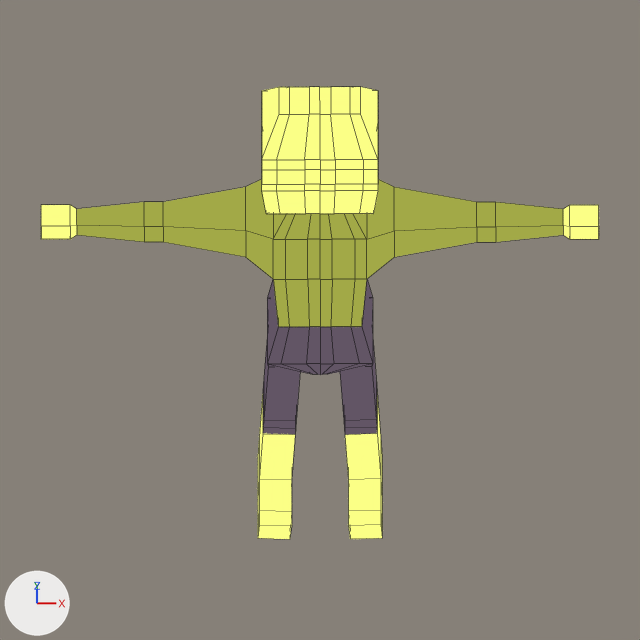
The Blender file bleed-client/blender/Zombie.blend, before and after one commit.
Rendered twice from the file's camera 'Camera.001'. The axes (+X, +Y, +Z) are drawn at lower left. The lights are the same throughout. Mesh edges are drawn as thin lines.

The older version as bpy lines, for what is in view:
```python
mat_material_001 = emission_material('Material.001')
mat_material_001.texture = img_shade1_png
me_cube_001 = bpy.data.meshes.new('Cube.001')
me_cube_001.from_pydata(...)  # 154 vertices, 140 faces; spans x 0.0..5.97, y -1.05..1.82, z -3.81..7.66
me_cube_001.materials.append(mat_material_001)  # picture img_shade1_png
ob_character = bpy.data.objects.new('Character', me_cube_001)
ob_character.location = (0.0, 0.0, 0.221)
ob_character.rotation_euler = (0.0, 0.0, -3.142)  # degrees (0, 0, -180)
ob_character.scale = (0.0584, 0.0584, 0.0584)
_m = ob_character.modifiers.new('Mirror', 'MIRROR')
_m.use_clip = True
```
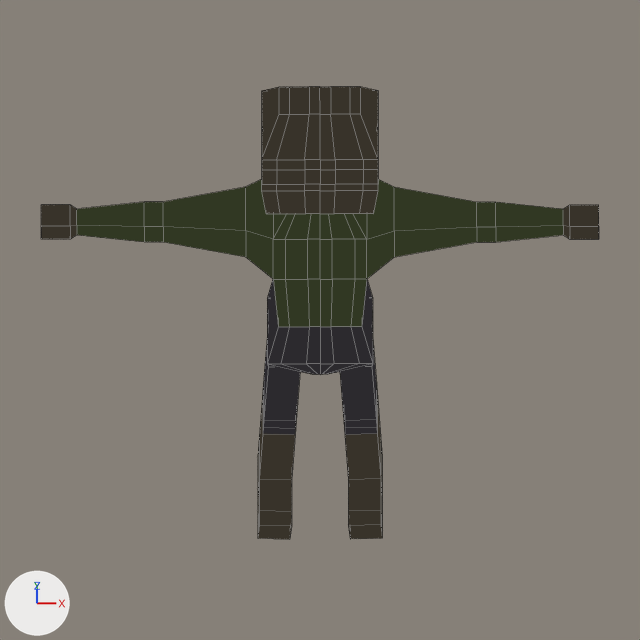
Pixel boxes (x1, y1, x2, y2) of what changed, in the pictures (640 x 640 px):
'Character', surface changed: (41, 87, 599, 539) in both

Patch to the scene script:
```diff
--- a/bleed-client/blender/Zombie.blend.py
+++ b/bleed-client/blender/Zombie.blend.py
@@ img_shade3_png @@
+img_shade3_png = load_image('shade3.png', '../palettes/shade3.png', 64, 1, 'sRGB')
@@ mat_material_001 @@
 mat_material_001 = emission_material('Material.001')
-mat_material_001.texture = img_shade1_png
+mat_material_001.texture = img_shade3_png
```
